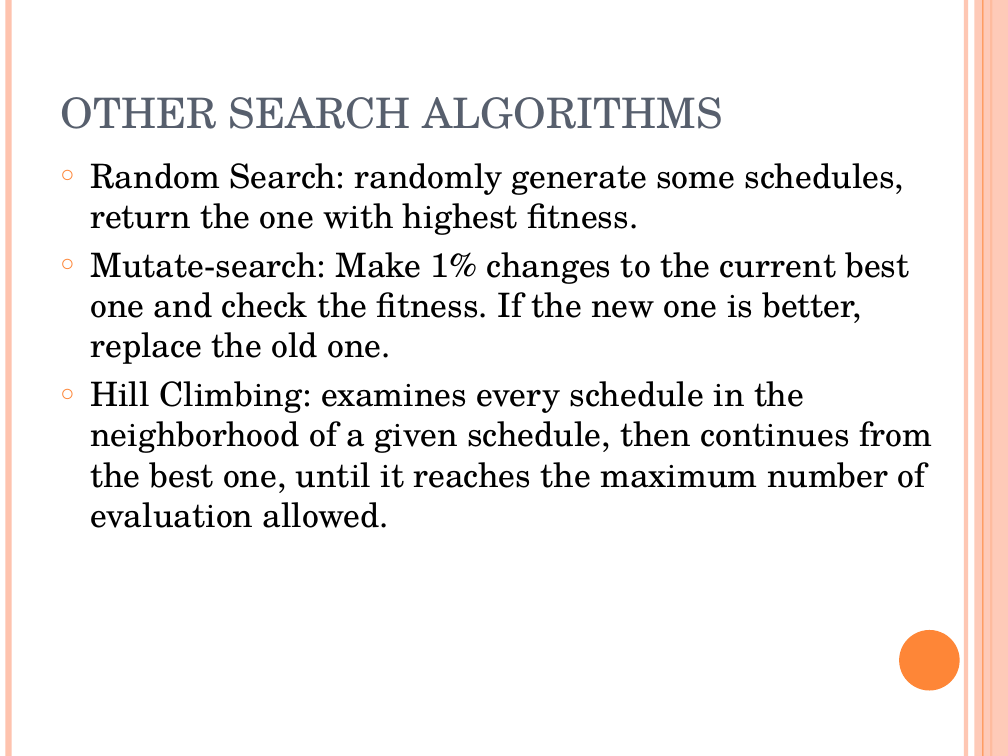
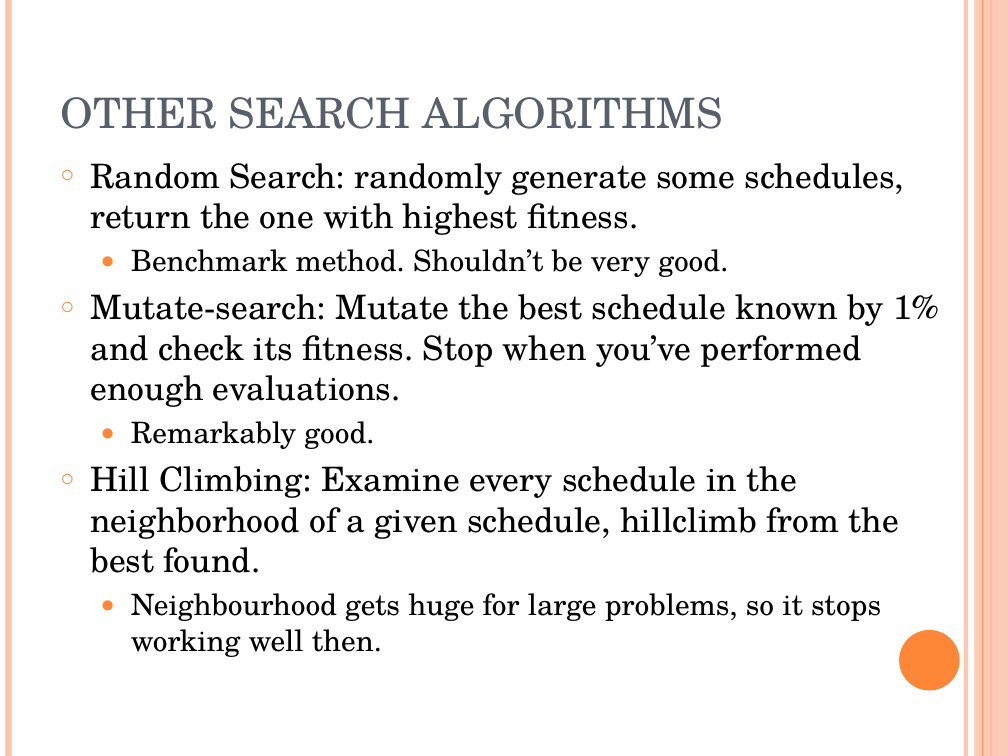
Before and after one commit to akokcam/csc384-genetic-algorithms-project, a slide deck: slide 9 of GA_TestBench/Data Files/presentation.ppt (slide 5 before the commit). Drawn at 1008x756 pixels with LibreOffice and Linux fonts; fonts in the diff are those of the drawing. Boxes give left, top, right and bottom in pixels: in the first picture for what was removed or moved away, otherwise in the second. Text is boxed around its words. In the diff, an @@ line names an element or a change of style, - is before the commit and + after.

```diff
--- a/GA_TestBench/Data Files/presentation.ppt
+++ b/GA_TestBench/Data Files/presentation.ppt
@@ text at [90,249,940,657]: text changed @@
-○ Mutate-search: Make 1% changes to the current best one and check the fitness. If the new one is better, replace the old one.
-○ Hill Climbing: examines every schedule in the neighborhood of a given schedule, then continues from the best one, until it reaches the maximum number of evaluation allowed.
+  ● Benchmark method. Shouldn’t be very good.
+○ Mutate-search: Mutate the best schedule known by 1% and check its fitness. Stop when you’ve performed enough evaluations.
+  ● Remarkably good.
+○ Hill Climbing: Examine every schedule in the neighborhood of a given schedule, hillclimb from the best found.
+  ● Neighbourhood gets huge for large problems, so it stops working well then.
```
Also in this commit, not shown: 7 other slides changed, 9 slides added, 7 slides removed, 1 other file.
